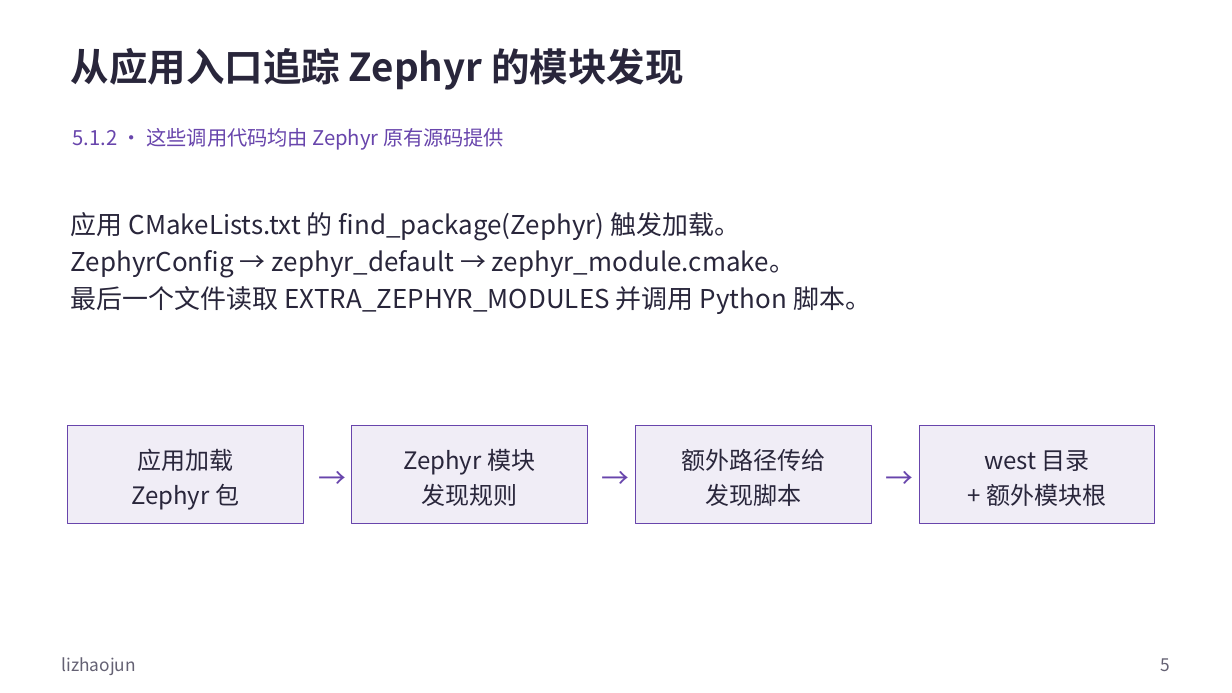
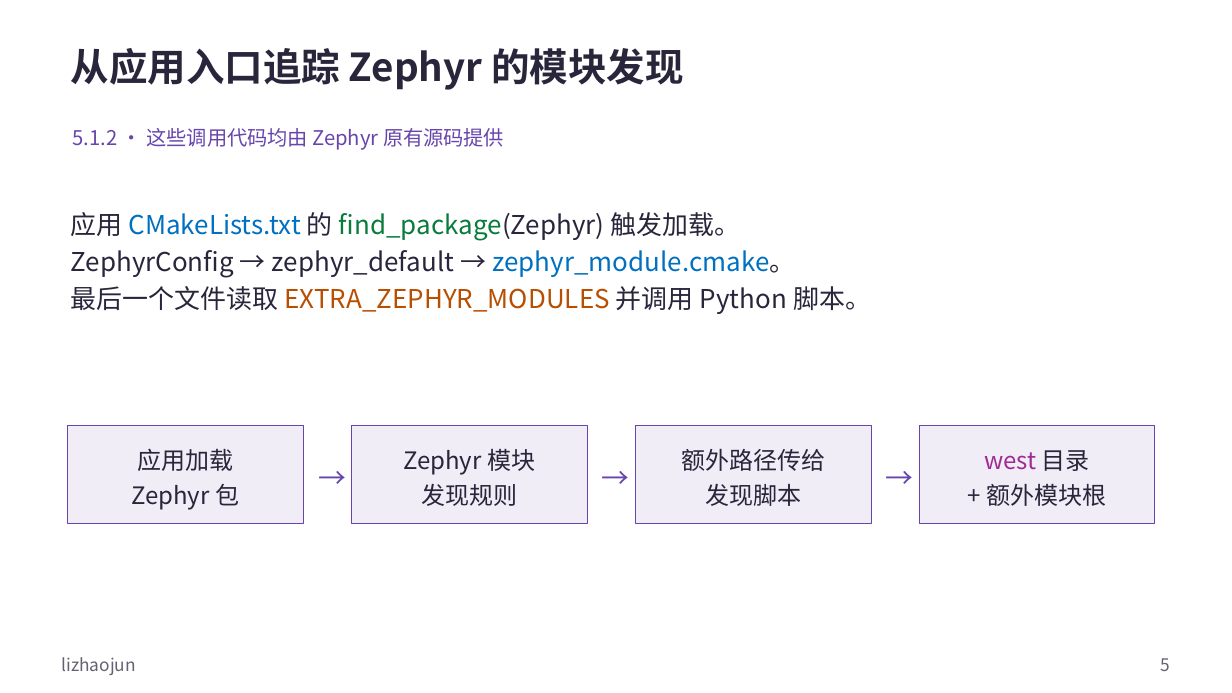
Before and after one commit to FormingSystem/zephyr_hc32f4a0, a slide deck: slide 5 of learning/P01_zephyr_make_project/slides/P005_源码模块接入Zephyr工程_Windows.pptx. Drawn at 1232x693 pixels with LibreOffice and Linux fonts; fonts in the diff are those of the drawing. Boxes give left, top, right and bottom in pixels: in the first picture for what was removed or moved away, otherwise in the second. Text is boxed around its words. In the diff, an @@ line names an element or a change of style, - is before the commit and + after.

Commit message:
content(learning/modules): 统一源码模块接入图示与代码样式
- 区分模块路径、YAML 字段、派生变量与 CMake 接口，补图例并校正下载及新增板章节的导航文字。
- 正式 PPT 与可重建原生源同步，保留封面、媒体、批注和非正文页脚署名。

```diff
--- a/learning/P01_zephyr_make_project/slides/P005_源码模块接入Zephyr工程_Windows.pptx
+++ b/learning/P01_zephyr_make_project/slides/P005_源码模块接入Zephyr工程_Windows.pptx
@@ text "应用 CMakeLists.txt 的 find_package(Zephyr) 触发加载。" at (x1=71, y1=212, x2=871, y2=314): text colour #29263B to #0070C0 in "CMakeLists.txt", "zephyr_module.cmake。"; text colour #29263B to #087B3D in "find_package(Zephyr)"; text colour #29263B to #B84E00 in "EXTRA_ZEPHYR_MODULES" @@
@@ text in rectangle at (x1=984, y1=450, x2=1090, y2=471): text colour #29263B to #A02B93 in "west" @@
```
Also in this commit, not shown: 11 other slides changed, 14 other files.
